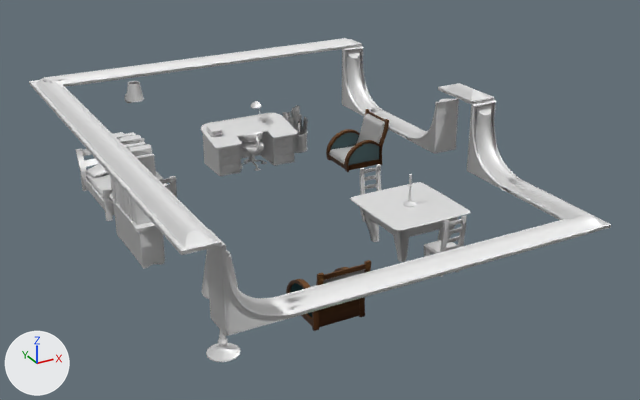
The glTF model www/models/iso_scenes/9.glb as it was, and as the next commit left it.
Rendered twice from a 50 mm camera at (-6.0, -32.6, 14.9) aimed at (7.6, -7.9, 2.6). Lighting does not change. The marker at lower left points along +X, +Y and +Z. Where no turn or scale is listed for an object, it has been applied to the vertices. Vertices at the same position are counted once.

Names of what the first picture shows: 'colored', 'textured_4fb35614', 'textured_739a7cec', 'textured_d74c9345'.
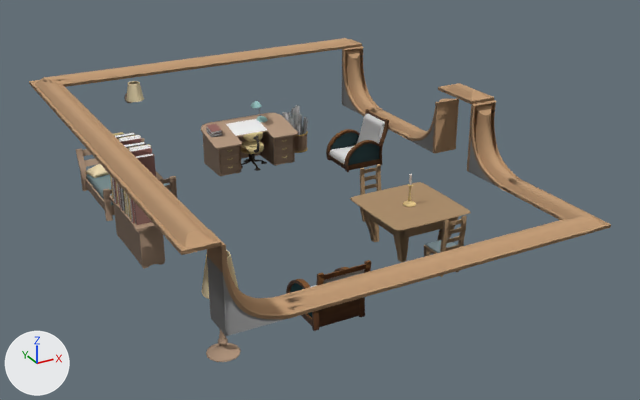
Location of each change, [x1, y1, x2, y2] in pixels of the pictures (640 x 400 px; the box of a moved part takes in the faces that stretch with it):
'colored', surface changed (white to brown)
    both: [29, 38, 611, 362]
'textured_4fb35614', surface changed (cyan to black)
    both: [290, 132, 379, 317]
part 1 of me_mesh_0, moved or reshaped
    before: [112, 178, 118, 204]
    after: [129, 197, 134, 223]
part 2 of me_mesh_0, moved or reshaped
    both: [360, 164, 381, 222]
part 3 of me_mesh_0, moved or reshaped
    both: [424, 216, 467, 277]
part 4 of me_mesh_0, moved or reshaped
    before: [110, 175, 134, 223]
    after: [110, 175, 131, 219]
part 5 of me_mesh_0, moved or reshaped
    both: [206, 119, 267, 136]
part 6 of me_mesh_0, recoloured (white to brown)
    both: [29, 38, 611, 362]

The change, as a diff of the scene's bpy script:
```diff
--- a/www/models/iso_scenes/9.glb.py
+++ b/www/models/iso_scenes/9.glb.py
@@ mat_material_0 @@
 n0 = _N.new('ShaderNodeBsdfPrincipled'); n0.name = 'Principled BSDF'
-n0.inputs[1].default_value = 0.5  # 'Metallic'
+n0.inputs[2].default_value = 1.0  # 'Roughness'
 n1 = _N.new('ShaderNodeOutputMaterial'); n1.name = 'Material Output'
@@ mat_material_3 @@
 mat_material_3.metallic = 0.5
+mat_material_3.roughness = 1.0
@@ me_mesh_0 @@
 me_mesh_0.from_pydata(...)  # 22014 vertices, 45147 faces; spans x 0.0..14.0, y -15.0..1.0, z 1.5..5.8
 # used by ob_colored; location = (0.0, 0.0, 0.0)
+# me_mesh_0 part 1: the loose piece of 28 vertices spanning x 1.0..1.7, y -5.8..-5.6, z 3.0..4.0 is moved by (0.0, -1.7, -0.1)
+# me_mesh_0 part 2: 1966 of 22014 vertices moved; they spanned x 9.0..10.0, y -9.0..-8.0, z 1.5..3.5 and now span x 9.0..10.0, y -9.0..-8.0, z 1.5..3.5; mean shift (0.0, 0.0, 0.0); largest move (9.9, -8.9, 2.3) -> (9.2, -8.1, 3.5)
+# me_mesh_0 part 3: 1966 of 22014 vertices moved; they spanned x 9.0..10.0, y -13.0..-12.0, z 1.5..3.5 and now span x 9.0..10.0, y -13.0..-12.0, z 1.5..3.5; mean shift (0.0, 0.0, 0.0); largest move (9.1, -12.1, 2.3) -> (9.8, -12.9, 3.5)
+# me_mesh_0 part 4: 368 of 22014 vertices moved; they spanned x 1.0..1.8, y -7.5..-5.2, z 3.0..4.0 and now span x 1.0..1.8, y -7.4..-5.2, z 3.0..4.0; mean shift (0.0, 0.1, 0.0); largest move (1.7, -6.7, 3.0) -> (1.1, -5.2, 3.9)
+# me_mesh_0 part 5: 45 of 22014 vertices moved; they spanned x 6.3..8.7, y -1.3..-0.4, z 2.9..3.3 and now span x 6.3..8.7, y -1.3..-0.4, z 2.9..3.3; mean shift (0.0, 0.0, 0.0); largest move (8.7, -0.4, 3.1) -> (6.3, -1.2, 3.1)
+# me_mesh_0 part 6: 36485 kept faces spanning x 0.0..14.0, y -15.0..1.0, z 1.5..5.8 get new vertex colours
 me_mesh_0.materials.append(mat_material_0)
```
